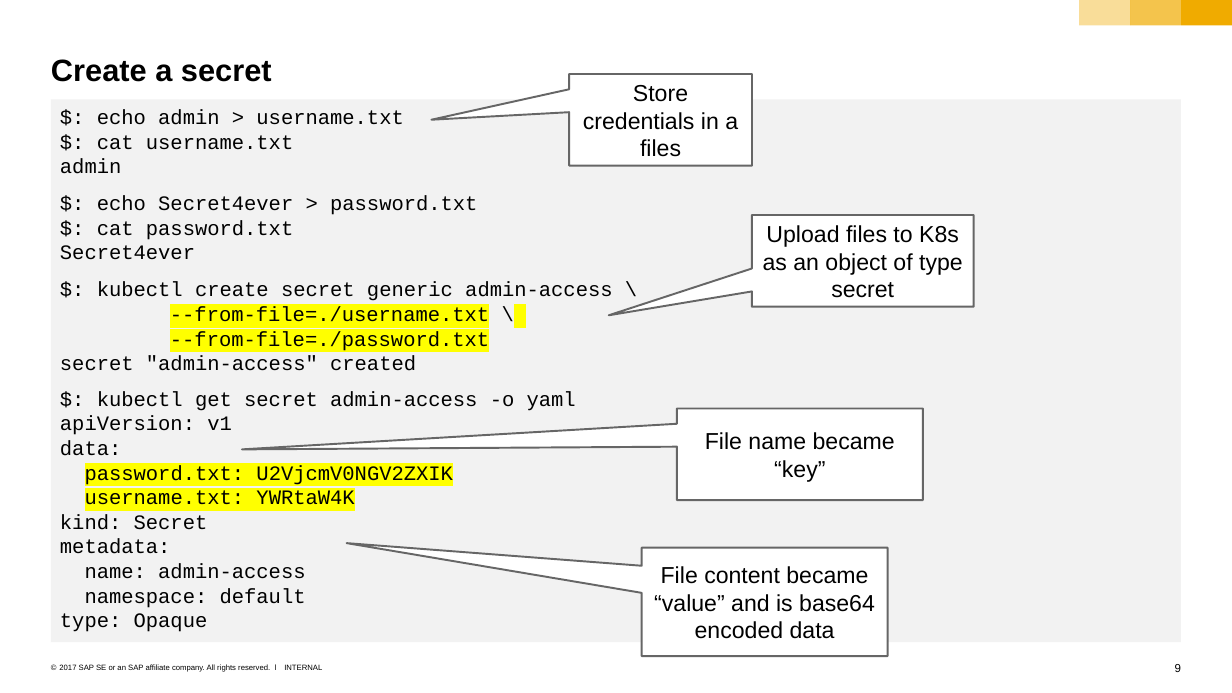
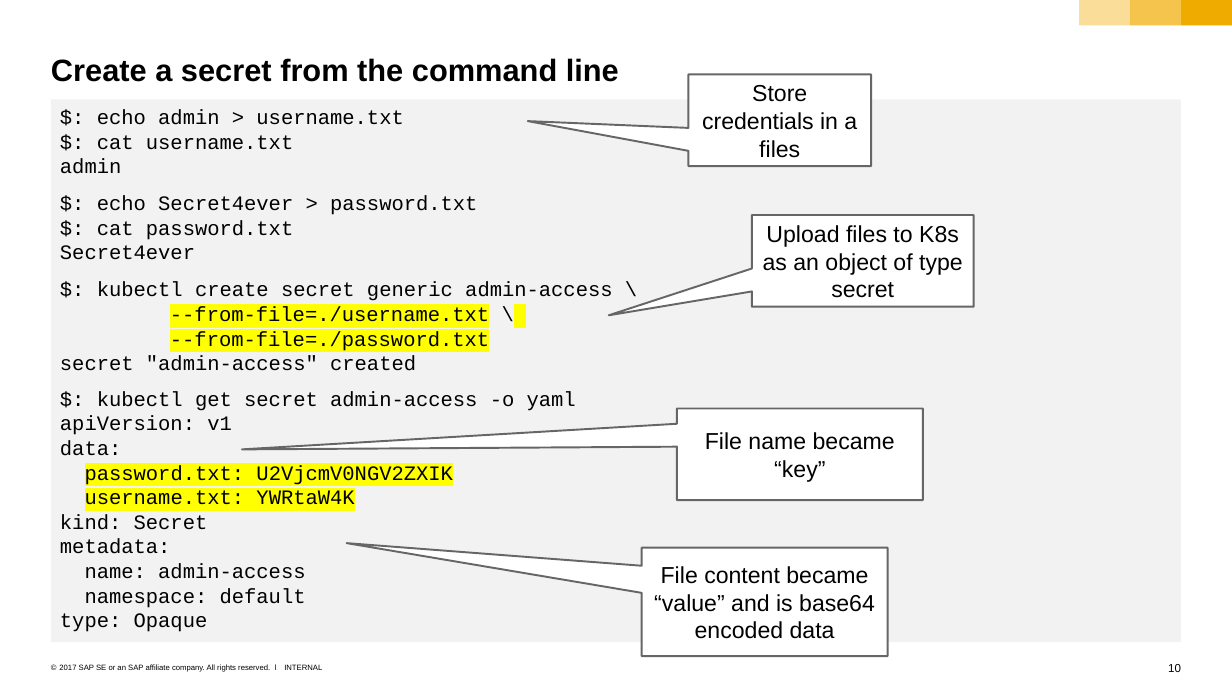
Before and after one commit to cuijiyao01/docker-k8s-training, a slide deck: slide 10 of kubernetes/07_configmap_secrets.pptx (slide 9 before the commit). Drawn at 1232x693 pixels with LibreOffice and Linux fonts; fonts in the diff are those of the drawing. Boxes give left, top, right and bottom in pixels: in the first picture for what was removed or moved away, otherwise in the second. Text is boxed around its words. In the diff, an @@ line names an element or a change of style, - is before the commit and + after.

```diff
--- a/kubernetes/07_configmap_secrets.pptx
+++ b/kubernetes/07_configmap_secrets.pptx
@@ title at [51,58,619,82]: text changed @@
-Create a secret
+Create a secret from the command line
@@ speech box "Store credentials in a files": place and size @@
-speech box "Store credentials in a files" at [569,74,752,165]
+speech box "Store credentials in a files" at [688,75,871,166]
@@ speech box "Store credentials in a files" at [688,75,871,166]: proportions changed @@
@@ page number at [1168,664,1181,672]: text changed @@
-9
+10
```
Also in this commit, not shown: 3 other slides changed, 3 slides added, 1 slide removed.
